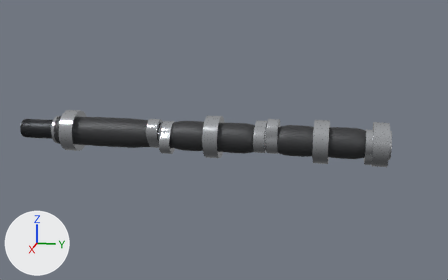
The glTF model porsche-911sc-engine/parts/camshaft-left.glb: old version first, new version second.
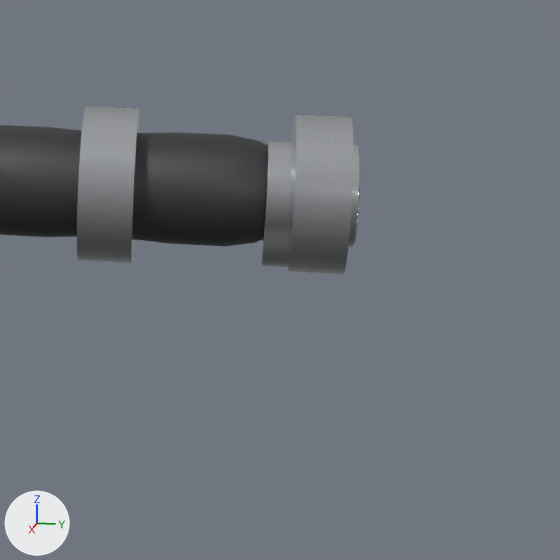
The first picture shows the older version from a 50 mm lens placed at (365.0, 113.0, 161.0), pointed at (-294.0, -19.0, -3.0). The close-ups show the older and then the newer version on the part from 65% to 100% of the width and 32% to 88% of the height of that picture. Only the edits that show in the close-ups are written down. The axes (+X, +Y, +Z) are drawn at lower left. The lights are the same throughout. Where no turn or scale is listed for an object, it has been applied to the vertices. Vertices at exactly the same position are counted once.

In view in the first close-up: 'camshaft-left:forgedDark', 'camshaft-left:polishedSteel'.
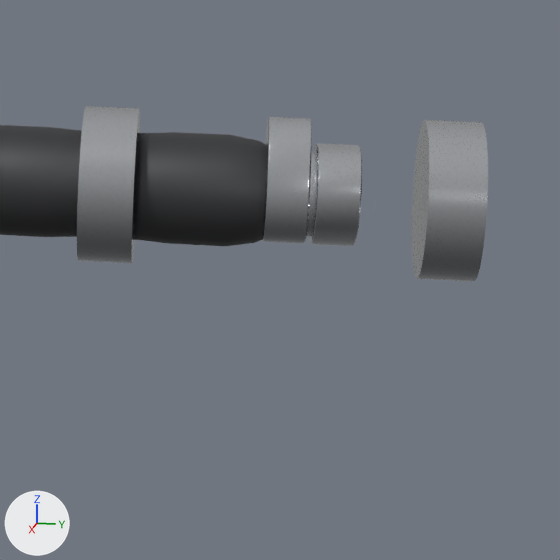
The change, as JSON lines over the scene's bpy script:
```json
{"block": "me_mesh_0", "where": "# used by ob_camshaft_left_polishedsteel; parent = ob_camshaft_left; location = (-292.0, -27.9, 0.0); scale = (189.0, 189.0, 189.0)"}
{"op": "remove", "block": "me_mesh_0", "code": "me_mesh_0.from_pydata(...)  # 2316 vertices, 4576 faces; spans x -0.12..0.12, y -1.0..1.0, z -0.12..0.12"}
{"op": "add", "block": "me_mesh_0", "code": "me_mesh_0.from_pydata(...)  # 2316 vertices, 4576 faces; spans x -0.11..0.11, y -1.0..1.0, z -0.11..0.11"}
{"block": "me_mesh_0", "change": "me_mesh_0 part 1: the loose piece of 58 vertices spanning x -0.12..0.12, y 0.9..0.99, z -0.12..0.12 is moved by (0.0, 0.02, 0.0)"}
{"block": "me_mesh_0", "change": "me_mesh_0 part 2: the loose piece of 34 vertices spanning x -0.07..0.07, y 0.93, z -0.07..0.07 is moved by (0.0, -0.16, 0.0)"}
{"block": "me_mesh_0", "change": "me_mesh_0 part 3: the loose piece of 322 vertices spanning x -0.12..0.08, y 0.93..1.0, z -0.09..0.08 is scaled about its middle by (-0.889, 0.917, -0.886), then moved by (0.03, -0.16, 0.01)"}
{"block": "me_mesh_0", "change": "me_mesh_0 part 4: 322 of 2316 vertices moved; they spanned x -0.08..0.08, y 0.86..0.93, z -0.12..0.08 and now span x -0.08..0.07, y 0.71..0.77, z -0.07..0.11; mean shift (0.0, -0.16, 0.01); largest move (0.07, 0.92, -0.03) -> (-0.07, 0.76, 0.07)"}
{"block": "me_mesh_0", "change": "other edits to the shape of me_mesh_0 do not show in these pictures"}
{"op": "set", "path": "ob_camshaft_left_polishedsteel.location", "old": "(-292.0, -27.9, 0.0)", "new": "(-292.0, -10.75, 0.0)"}
{"op": "set", "path": "ob_camshaft_left_polishedsteel.scale", "old": "(189.0, 189.0, 189.0)", "new": "(206.0, 206.0, 206.0)"}
```

Boxes [x1, y1, x2, y2] around the edits, measured in the close-ups (560 x 560 px; the box of a moved part takes in the faces that stretch with it):
```json
{"object": "camshaft-left:polishedSteel", "change": "reshaped, moved, rescaled", "before": [77, 106, 360, 275], "after": [77, 106, 488, 282]}
{"part": 1, "of": "me_mesh_0", "change": "moved or reshaped", "before": [286, 115, 353, 275], "after": [413, 120, 488, 282]}
{"part": 2, "of": "me_mesh_0", "change": "moved or reshaped", "after": [307, 152, 316, 236], "on screen": "not visible before"}
{"part": 3, "of": "me_mesh_0", "change": "moved or reshaped", "before": [348, 145, 360, 248], "after": [310, 143, 362, 246]}
{"part": 4, "of": "me_mesh_0", "change": "moved or reshaped", "before": [260, 141, 294, 267], "after": [262, 117, 312, 243]}
```
